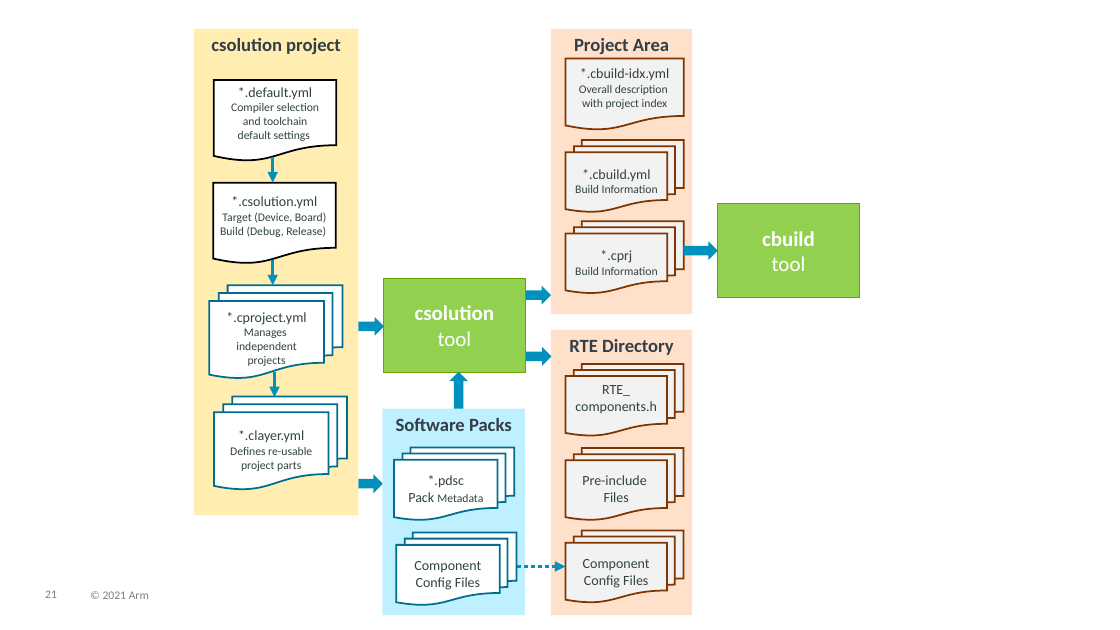
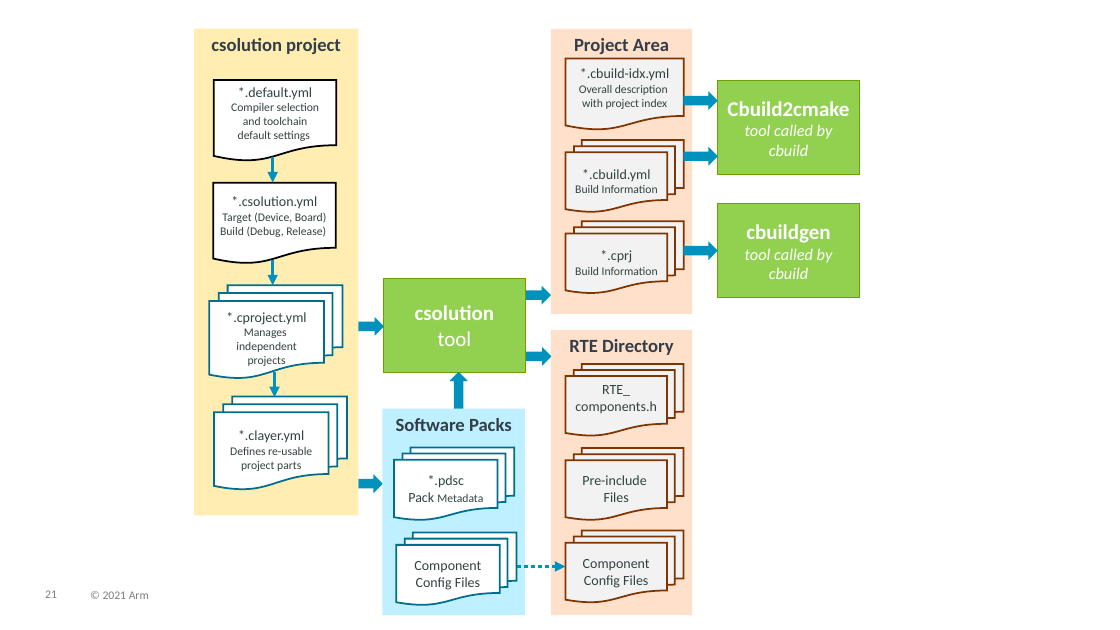
Before and after one commit to Open-CMSIS-Pack/cmsis-toolbox, a slide deck: slide 21 of docs/images/overview.pptx. Drawn at 1120x630 pixels with LibreOffice and Linux fonts; fonts in the diff are those of the drawing. Boxes give left, top, right and bottom in pixels: in the first picture for what was removed or moved away, otherwise in the second. Text is boxed around its words. In the diff, an @@ line names an element or a change of style, - is before the commit and + after.

Commit message:
CMSIS-Toolbox 2.3.0 documentation: (#112)
- adds in csolution project files component instances and optimize:
debug.
- tools are extended with cbuild setup command, --frozen-pack option.
- reworked toolchain agnostic projects
https://github.com/Open-CMSIS-Pack/devtools/issues/1281

```diff
--- a/docs/images/overview.pptx
+++ b/docs/images/overview.pptx
@@ rectangle added at [718, 81, 860, 175], fill #92D050, outline #70A000 1 pt, 14 pt, text #FFFFFF, italic @@
+Cbuild2cmake
+tool called by cbuild
@@ right arrow added at [684, 92, 718, 110], fill #0091BD @@
@@ right arrow added at [684, 147, 718, 166], fill #0091BD @@
@@ text in rectangle at [745, 224, 833, 279]: text changed; size 18 to 14 pt; bold off; italic on @@
-cbuild
-tool
+cbuildgen
+tool called by cbuild
```
Also in this commit, not shown: 1 other slide changed, 4 slides added, 9 other files.
